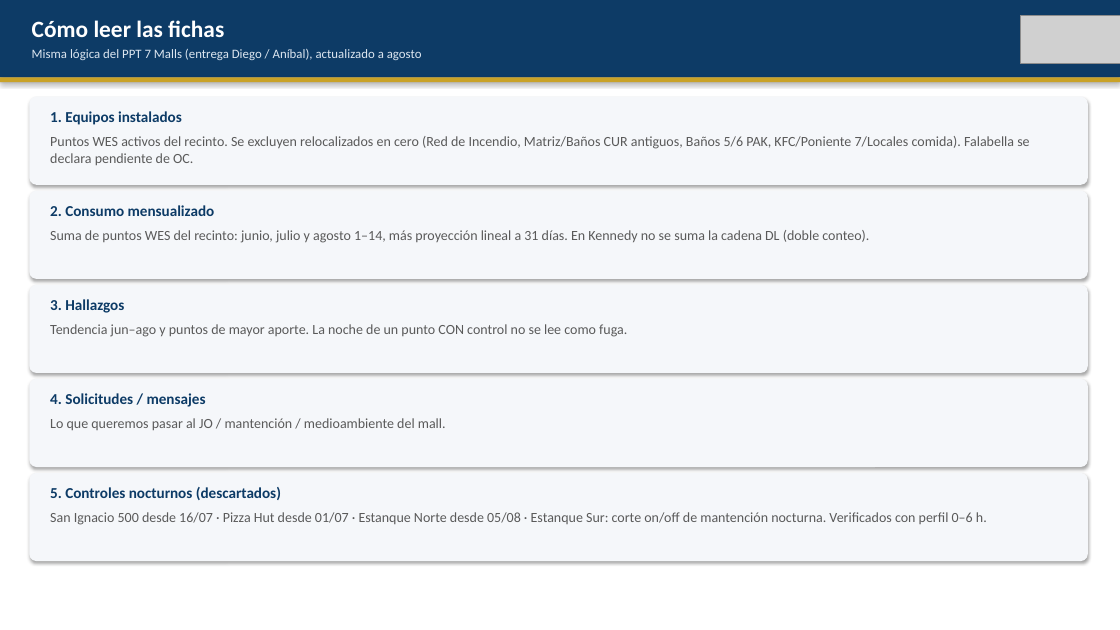
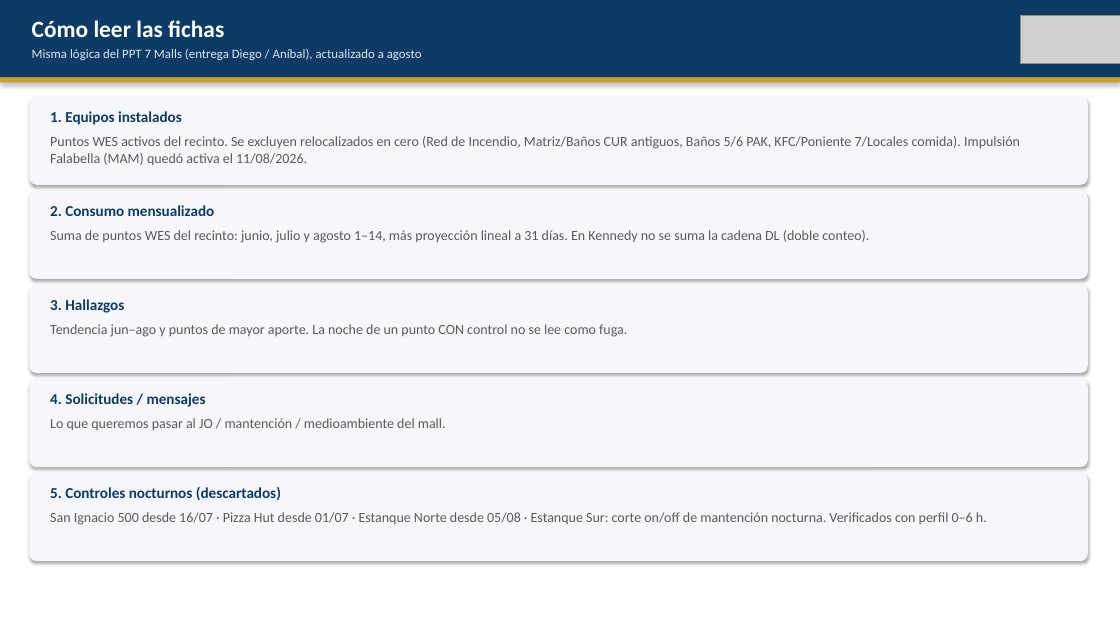
Before and after one commit to anibaloperacionesWes/wes-scripts, a slide deck: slide 2 of reports/Parque_Arauco/TMP_7MALLS/entrega_diego_anibal/Fichas_ejecutivas_Parque_Arauco_20260814.pptx. Drawn at 1120x630 pixels with LibreOffice and Linux fonts; fonts in the diff are those of the drawing; grey boxes stand for pictures. Boxes give left, top, right and bottom in pixels: in the first picture for what was removed or moved away, otherwise in the second. Text is boxed around its words. In the diff, an @@ line names an element or a change of style, - is before the commit and + after.

```diff
--- a/reports/Parque_Arauco/TMP_7MALLS/entrega_diego_anibal/Fichas_ejecutivas_Parque_Arauco_20260814.pptx
+++ b/reports/Parque_Arauco/TMP_7MALLS/entrega_diego_anibal/Fichas_ejecutivas_Parque_Arauco_20260814.pptx
@@ text at [50,136,1020,165]: text changed @@
-Puntos WES activos del recinto. Se excluyen relocalizados en cero (Red de Incendio, Matriz/Baños CUR antiguos, Baños 5/6 PAK, KFC/Poniente 7/Locales comida). Falabella se declara pendiente de OC.
+Puntos WES activos del recinto. Se excluyen relocalizados en cero (Red de Incendio, Matriz/Baños CUR antiguos, Baños 5/6 PAK, KFC/Poniente 7/Locales comida). Impulsión Falabella (MAM) quedó activa el 11/08/2026.
```
Also in this commit, not shown: 8 other slides changed, 4 other files.
